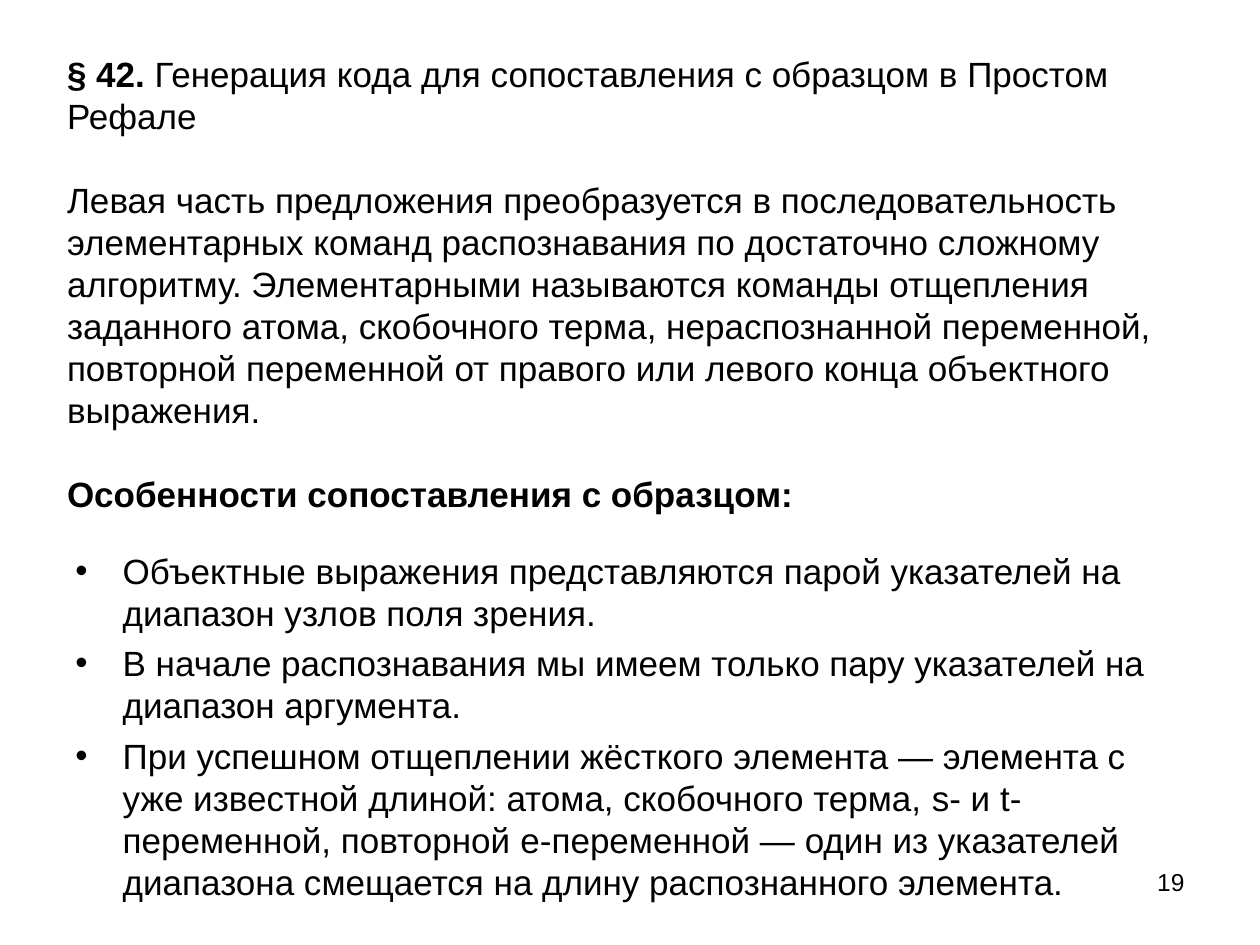
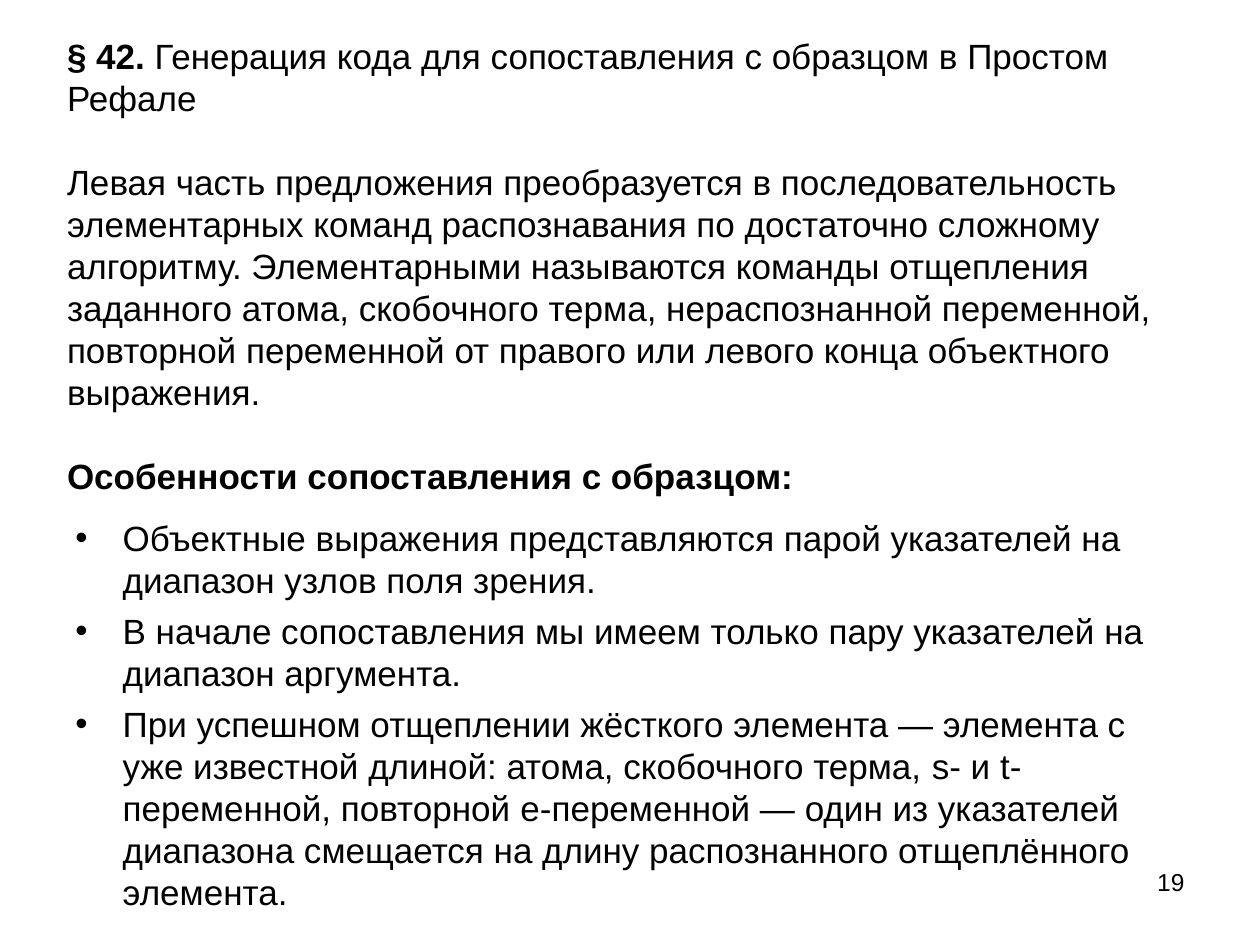
Before and after one commit to bmstu-iu9/refal-5-lambda, a slide deck: slide 19 of doc/Компилятор Простого Рефала.ppt. Drawn at 1260x945 pixels with LibreOffice and Linux fonts; fonts in the diff are those of the drawing. Boxes give left, top, right and bottom in pixels: in the first picture for what was removed or moved away, otherwise in the second. Text is boxed around its words. In the diff, an @@ line names an element or a change of style, - is before the commit and + after.

```diff
--- a/doc/Компилятор Простого Рефала.ppt
+++ b/doc/Компилятор Простого Рефала.ppt
@@ text "§ 42. Генерация кода для ...": place and size @@
-text "§ 42. Генерация кода для ..." at [67,61,1150,514]
+text "§ 42. Генерация кода для ..." at [67,43,1150,496]
@@ text "Объектные выражения представляются парой указателей ...": place and size @@
-text "Объектные выражения представляются парой указателей ..." at [123,558,1144,902]
+text "Объектные выражения представляются парой указателей ..." at [123,525,1143,906]
@@ text at [123,618,1143,906]: text changed @@
-• В начале распознавания мы имеем только пару указателей на диапазон аргумента.
-• При успешном отщеплении жёсткого элемента — элемента с уже известной длиной: атома, скобочного терма, s- и t-переменной, повторной e-переменной — один из указателей диапазона смещается на длину распознанного элемента.
+• В начале сопоставления мы имеем только пару указателей на диапазон аргумента.
+• При успешном отщеплении жёсткого элемента — элемента с уже известной длиной: атома, скобочного терма, s- и t-переменной, повторной e-переменной — один из указателей диапазона смещается на длину распознанного отщеплённого элемента.
```
Also in this commit, not shown: 4 other slides changed, 2 other files.
